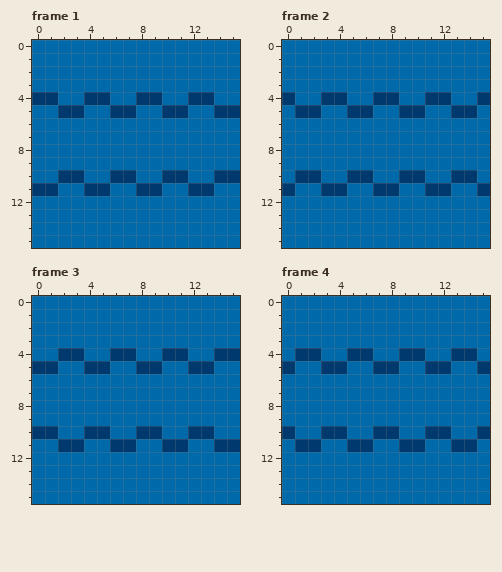
Pixel-art file: aseprite/bg_tile_water.aseprite. Above is the file before it was changed.
16x16 pixels, 4 frames. Shown: frame 1, frame 2, frame 3, frame 4.
New version:
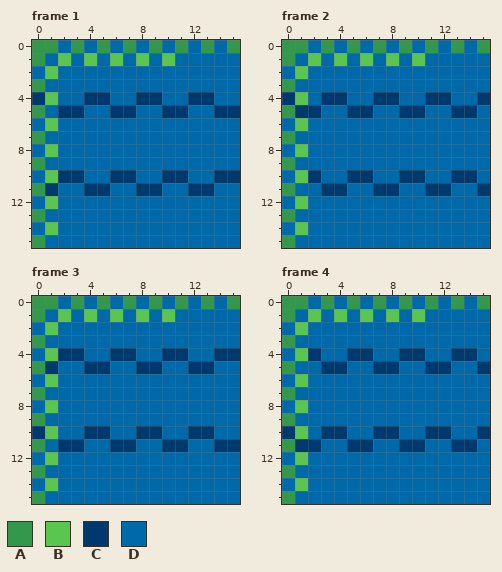
Palette (. is transparent): A #33984b  B #5ac54f  C #00396d  D #0069aa
The edit:
layer "grass_w" added
layer "grass_nw" added
Frame 1, layer "grass_nw":
The author changed colour C to colour A in row 11 at x 0.
The author changed colour D to colour A in row 0 at x 0 to 1, 3, 5, 7, 9, 11, 13 and 15; in row 1 at x 0; in row 3 at x 0; in row 5 at x 0; in row 7 at x 0; in row 9 at x 0.
The author changed colour D to colour A in row 13 at x 0; in row 15 at x 0.
The author changed colour C to colour B in row 4 at x 1.
The author changed colour D to colour B in row 1 at x 2, 4, 6, 8 and 10; in row 2 at x 1; in row 6 at x 1; in row 8 at x 1; in row 10 at x 1; in row 12 at x 1.
The author changed colour D to colour B in row 14 at x 1.
Frame 2, layer "grass_nw":
The author changed colour C to colour A in row 11 at x 0.
The author changed colour D to colour A in row 0 at x 0 to 1, 3, 5, 7, 9, 11, 13 and 15; in row 1 at x 0; in row 3 at x 0; in row 5 at x 0; in row 7 at x 0; in row 9 at x 0.
The author changed colour D to colour A in row 13 at x 0; in row 15 at x 0.
The author changed colour C to colour B in row 10 at x 1.
The author changed colour D to colour B in row 1 at x 2, 4, 6, 8 and 10; in row 2 at x 1; in row 4 at x 1; in row 6 at x 1; in row 8 at x 1; in row 12 at x 1.
The author changed colour D to colour B in row 14 at x 1.
Frame 3, layer "grass_nw":
The author changed colour C to colour A in row 5 at x 0.
The author changed colour D to colour A in row 0 at x 0 to 1, 3, 5, 7, 9, 11, 13 and 15; in row 1 at x 0; in row 3 at x 0; in row 7 at x 0; in row 9 at x 0; in row 11 at x 0.
The author changed colour D to colour A in row 13 at x 0; in row 15 at x 0.
The author changed colour C to colour B in row 10 at x 1.
The author changed colour D to colour B in row 1 at x 2, 4, 6, 8 and 10; in row 2 at x 1; in row 4 at x 1; in row 6 at x 1; in row 8 at x 1; in row 12 at x 1.
The author changed colour D to colour B in row 14 at x 1.
Frame 4, layer "grass_nw":
The author changed colour C to colour A in row 5 at x 0.
The author changed colour D to colour A in row 0 at x 0 to 1, 3, 5, 7, 9, 11, 13 and 15; in row 1 at x 0; in row 3 at x 0; in row 7 at x 0; in row 9 at x 0; in row 11 at x 0.
The author changed colour D to colour A in row 13 at x 0; in row 15 at x 0.
The author changed colour C to colour B in row 4 at x 1.
The author changed colour D to colour B in row 1 at x 2, 4, 6, 8 and 10; in row 2 at x 1; in row 6 at x 1; in row 8 at x 1; in row 10 at x 1; in row 12 at x 1.
The author changed colour D to colour B in row 14 at x 1.
Where, in picture pixels (left, top, right, bottom), the same in both pictures:
changed: (32, 40, 240, 248)
changed: (282, 40, 490, 248)
changed: (32, 296, 240, 504)
changed: (282, 296, 490, 504)
